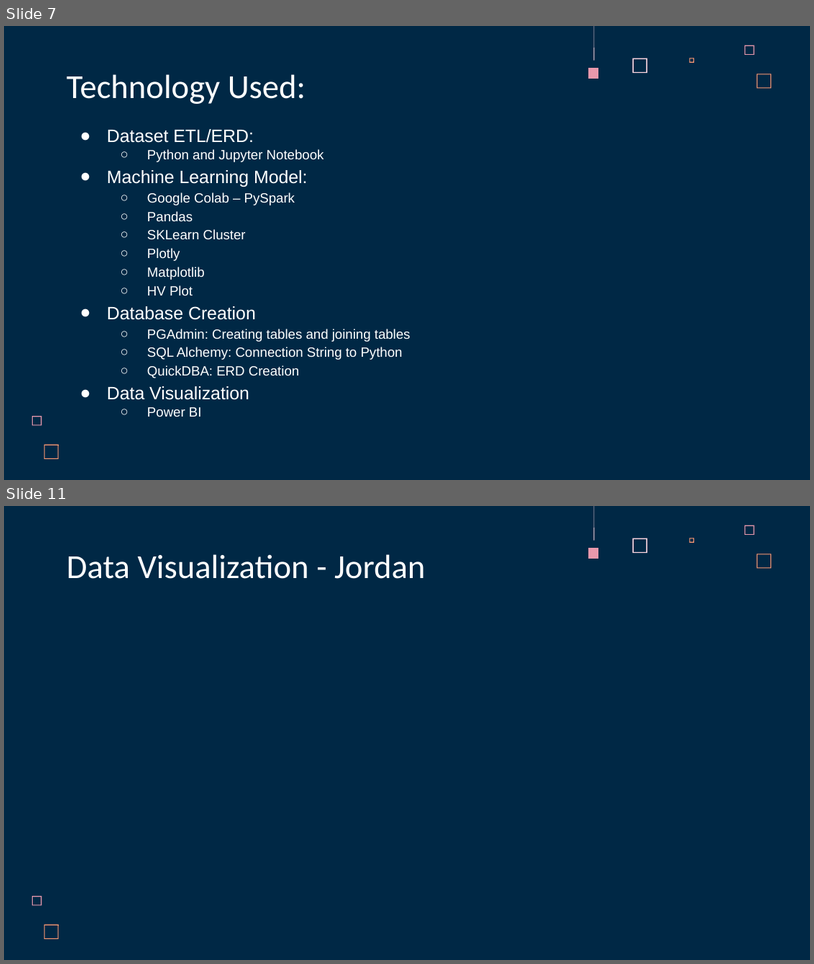
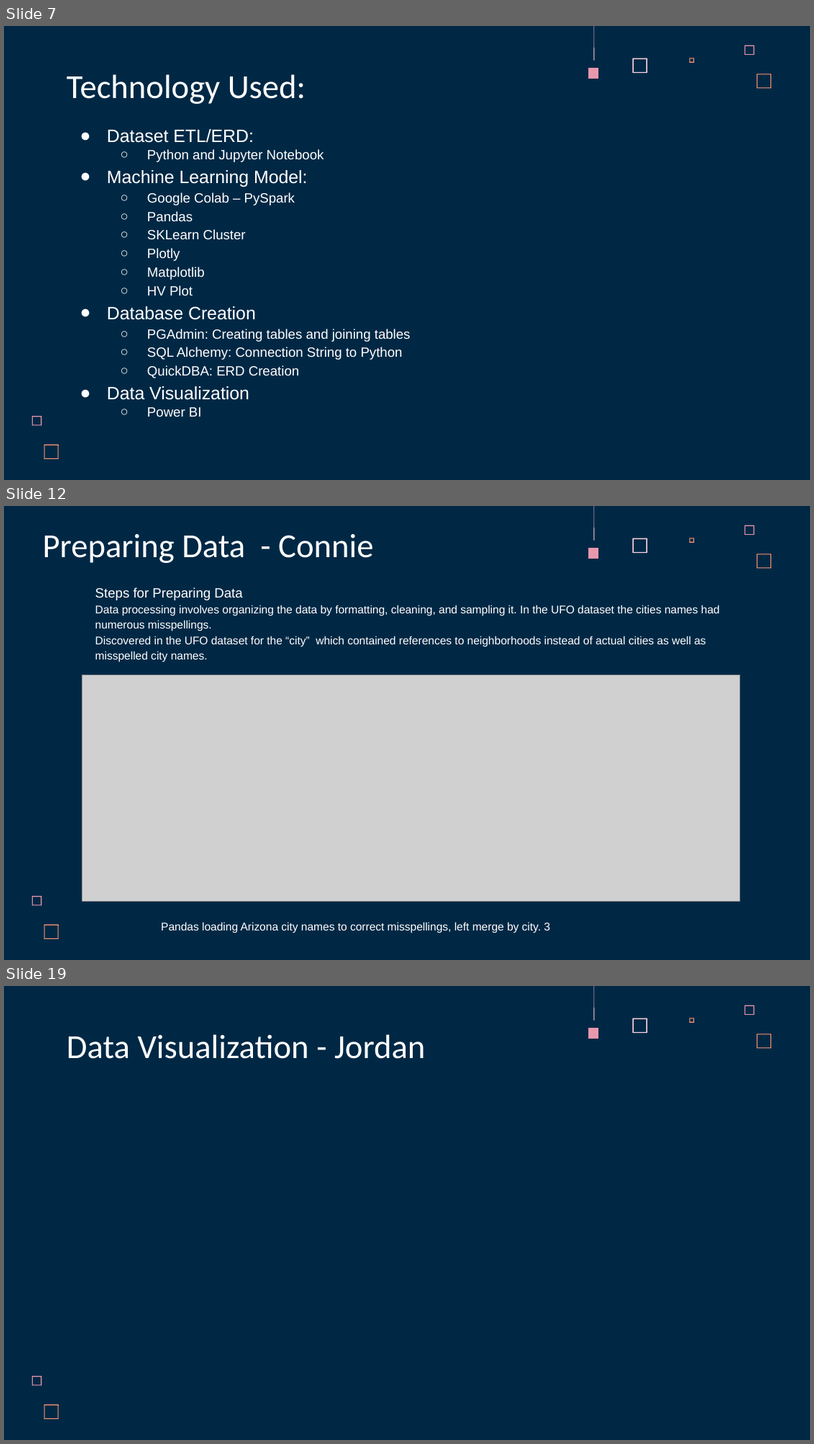
Before and after one commit to acegal1/Group1_Final_Project, a slide deck: _Group 1 Final Project Presentation - UFO Sightings in Arizona.pptx. Shown one above the other, each under a label of ours: slides 7 and 11 before the commit, slides 7, 12 and 19 after it; the slides between them are not shown. The pictures are 814x964 and 814x1444 pixels, drawn with LibreOffice and Linux fonts; fonts in the diff are those of the drawing; grey boxes stand for pictures. Boxes give left, top, right and bottom in pixels: in the first picture for what was removed or moved away, otherwise in the second. Text is boxed around its words. In the diff, an @@ line names an element or a change of style, - is before the commit and + after.

```diff
--- a/_Group 1 Final Project Presentation - UFO Sightings in Arizona.pptx
+++ b/_Group 1 Final Project Presentation - UFO Sightings in Arizona.pptx
@@ slide 12 added at [4,506,810,960], background #002845; not listed: 8 template elements that a slide beside it also shows @@
@@ title added at [43,534,373,563], 30 pt, text #FFFFFF @@
+Preparing Data - Connie
@@ text added at [95,587,720,662], 10 pt, text #FFFFFF @@
+Steps for Preparing Data
+Data processing involves organizing the data by formatting, cleaning, and sampling it. In the UFO dataset the cities names had numerous misspellings.
+Discovered in the UFO dataset for the “city” which contained references to neighborhoods instead of actual cities as well as misspelled city names.
@@ picture added at [82,675,741,901] @@
@@ text added at [161,921,550,932], 10 pt, text #FFFFFF @@
+Pandas loading Arizona city names to correct misspellings, left merge by city. 3
@@ what was slide 11 is now slide 19 @@
```
Also in this commit, not shown: 2 slides changed, 8 other slides added, 1 slide removed.
